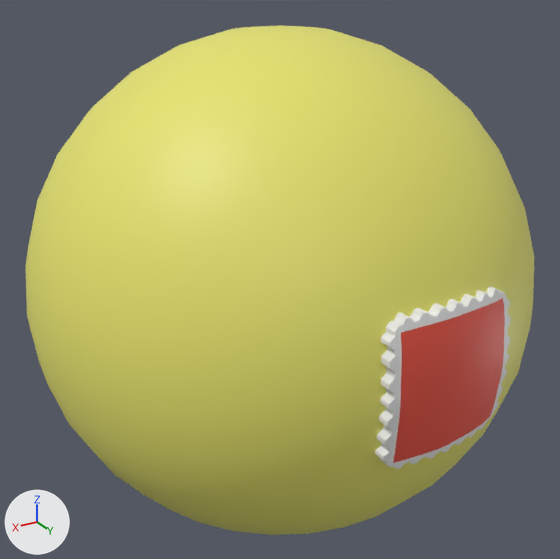
Two versions of the Blender file models/character/sphere_on_stamp.blend, one commit apart.
Both versions are drawn from a camera (50 mm lens) standing at (0.757, 1.262, 0.632) and looking at (0.002, 0.004, 0.003). Lighting does not change. The marker at lower left points along +X, +Y and +Z.

The scene before the commit, as lines of its bpy script (objects in view):
```python
me_cube_001 = bpy.data.meshes.new('Cube.001')
me_cube_001.from_pydata(...)  # 369 vertices, 257 faces; spans x 0.029..0.084, y -0.133..0.133, z -0.134..0.132
# faces by material slot: [241, 16]
me_cube_001.materials.append(mat_base)  # white #e7e7e7
me_cube_001.materials.append(mat_stamp)  # red #e75141
me_sphere = bpy.data.meshes.new('Sphere')
me_sphere.from_pydata(...)  # a UV sphere (32 segments, 16 rings, poles along z) spanning x -1.0..1.0, y -1.0..1.0, z -1.0..1.0
me_sphere.polygons.foreach_set('use_smooth', [True] * 512)
me_sphere.materials.append(mat_material)  # yellow #e7e46d
ob_cube = bpy.data.objects.new('Cube', me_cube_001)
ob_cube.parent = ob_lattice
ob_cube.matrix_parent_inverse = Matrix(((2.898, 0.0, 0.0, 0.055), (0.0, 2.898, 0.0, -1.551), (0.0, 0.0, 2.898, -0.0221), (0.0, 0.0, 0.0, 1.0)))
ob_cube.location = (-0.019, 0.542, 0.00763)
ob_cube.rotation_euler = (0.0, 0.0, -1.545)  # degrees (0, 0, -89)
ob_lattice = bpy.data.objects.new('Lattice', lat_lattice)
ob_lattice.location = (-0.019, 0.535, 0.00763)
ob_lattice.scale = (0.345, 0.345, 0.345)
ob_sphere = bpy.data.objects.new('Sphere', me_sphere)
ob_sphere.location = (0.0, 0.0, 0.0)
ob_sphere.scale = (0.5, 0.5, 0.5)
```
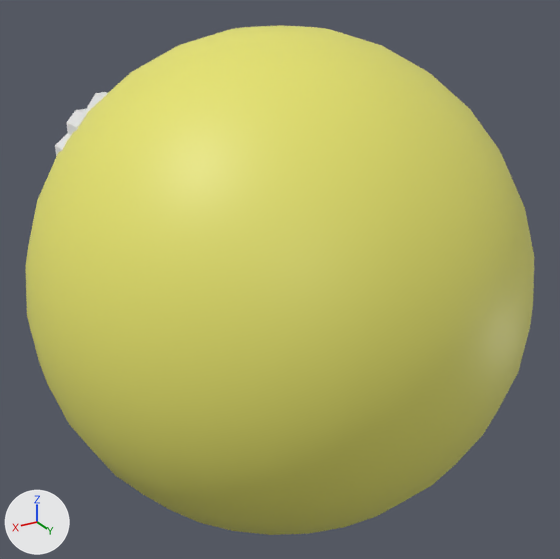
ob_lattice is not drawn itself; it is the parent of ob_cube.

Where the newer file only moved an object's origin or applied its transform, the numbers keep the older frame.

What changed in the scene script:
```text
Change ob_lattice:
    ob_lattice.scale: (0.345, 0.345, 0.345) -> (1.0, 1.0, 1.0)
    ob_lattice.location: (-0.019, 0.535, 0.00763) -> (0.0, 0.0, 0.0)
```

What differs and where, as boxes (x1, y1, x2, y2) in the pictures (560 x 559 px):
'Cube', reshaped
    before: (375, 286, 511, 469)
    after: (55, 92, 108, 156)
